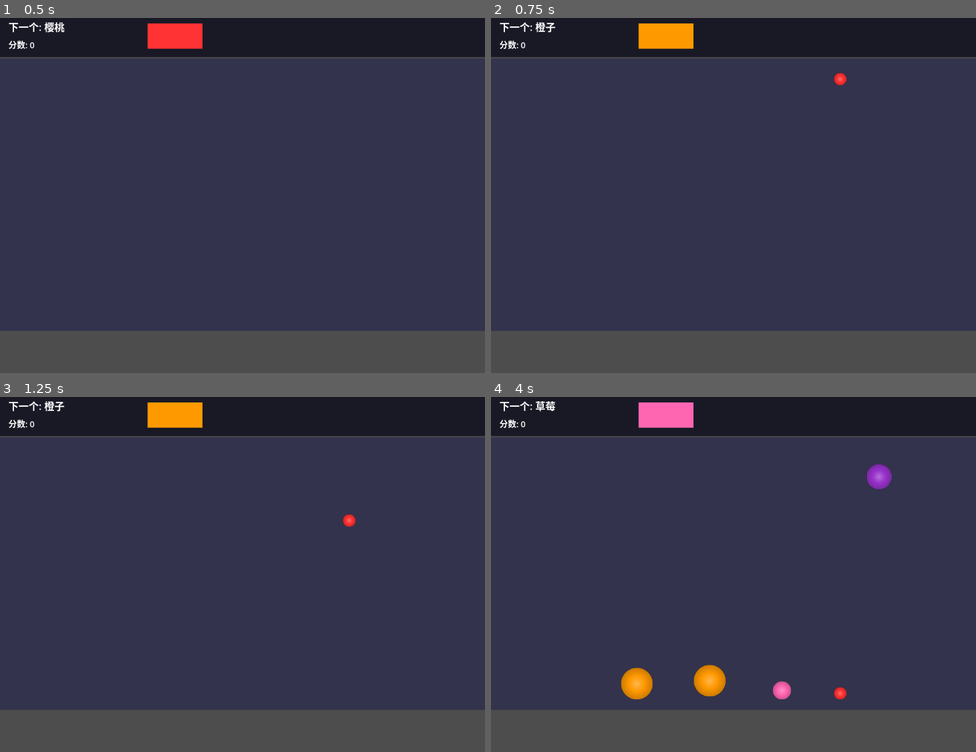
Above: before the commit, frames 1-4 (two rows, left to right).
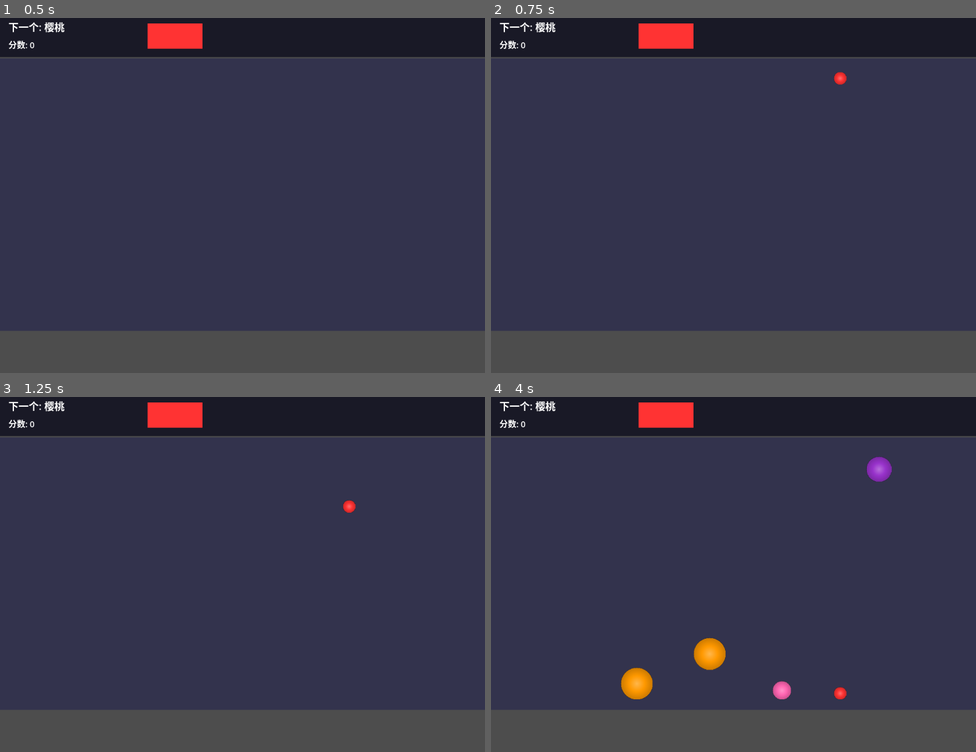
Above: after the commit, the same moments.

Repository: atom32/syn_melon
Game: Godot game, scene res://scenes/Main.tscn
Same seed, same stepped clock (60 frames per second), same inputs: the game is played once before the commit and once after it.
Inputs (mouse positions are in pixels of both pictures, inside the frame that each line leads up to):
- Up to frame 1 (0.5 s): no input
- Up to frame 2 (0.75 s): tap Enter at 0.5 s; move the mouse to (840, 177) at 0.52 s; click (840, 177) at 0.67 s
- Up to frame 3 (1.25 s): no input
- Up to frame 4 (4 s): move the mouse to (636, 592) at 1.27 s; click (636, 592) at 1.42 s; move the mouse to (782, 492) at 2.02 s; click (782, 492) at 2.17 s; move the mouse to (709, 645) at 2.77 s; click (709, 645) at 2.92 s; move the mouse to (879, 627) at 3.52 s; click (879, 627) at 3.67 s

Frame 1 is identical in both runs. In frame 2, 0.9% of the frame differs, in the area x 9-74%, y 1-19%; in frame 3, 1.0%; in frame 4, 2.1%, in the area x 9-83%, y 1-85%.

Commit message:
feat: add preview launch mechanic and game over detection
- Implement mouse-aimed fruit launch with preview
  * Press mouse to create frozen preview fruit
  * Drag to adjust horizontal position
  * Release to drop fruit and start physics
  * Add 0.5s cooldown between launches

- Add game over warning line system
  * Area2D-based detection line at y=200
  * Tracks fruits staying in danger zone
  * Triggers game over after 2 seconds
  * Pauses physics engine on game over

- Enhance fruit configuration system
  * Update detector area size dynamically with fruit level
  * Add proper collision layer management
  * Implement signal-based event system for merges

- Technical improvements
  * Fix time tracking using millisecond timestamps
  * Proper Area2D collision layer setup (layer 8)
  * Remove unique_id attributes from scene files
  * Add comprehensive debug logging

Co-Authored-By: Claude Sonnet 4.6 <noreply@anthropic.com>

Diff:
--- a/autoload/GameManager.gd
+++ b/autoload/GameManager.gd
@@ -8,6 +8,7 @@
 signal fruit_spawned(fruit, level: int)
 signal fruit_merged(old_level: int, new_level: int, position: Vector2)
 signal score_changed(new_score: int)
+signal game_over()
 
 # 游戏配置
 const MIN_SPAWN_LEVEL: int = 0
--- a/scenes/Fruit.tscn
+++ b/scenes/Fruit.tscn
@@ -1,8 +1,11 @@
-[gd_scene load_steps=2 format=3 uid="uid://bfucvovypyv2m"]
+[gd_scene load_steps=3 format=3 uid="uid://bfucvovypyv2m"]
 
 [ext_resource type="Script" path="res://scripts/Fruit.gd" id="2_h8k9m"]
 
 [sub_resource type="CircleShape2D" id="CircleShape2D_xobih"]
+radius = 25.0
+
+[sub_resource type="CircleShape2D" id="CircleShape2D_detector"]
 radius = 25.0
 
 
@@ -13,3 +16,8 @@
 shape = SubResource("CircleShape2D_xobih")
 
 [node name="Sprite2D" type="Sprite2D" parent="."]
+
+[node name="DetectorArea" type="Area2D" parent="."]
+
+[node name="DetectorShape" type="CollisionShape2D" parent="DetectorArea"]
+shape = SubResource("CircleShape2D_detector")
--- a/scenes/Main.tscn
+++ b/scenes/Main.tscn
@@ -1,9 +1,10 @@
-[gd_scene load_steps=5 format=3 uid="uid://cedynbx43mrlb"]
+[gd_scene format=3 uid="uid://cedynbx43mrlb"]
 
 [ext_resource type="Script" uid="uid://bt4keo5ieqr5t" path="res://scripts/Main.gd" id="1_main"]
+[ext_resource type="Script" uid="uid://cfbgg7fdoqfb2" path="res://scripts/WarningLine.gd" id="2_warning"]
 
-[sub_resource type="RectangleShape2D" id="RectangleShape2D_ground"]
-size = Vector2(1200, 50)
+[sub_resource type="RectangleShape2D" id="RectangleShape2D_warning"]
+size = Vector2(1100, 30)
 
 [sub_resource type="RectangleShape2D" id="RectangleShape2D_ceiling"]
 size = Vector2(1200, 50)
@@ -11,9 +12,15 @@
 [sub_resource type="RectangleShape2D" id="RectangleShape2D_wall"]
 size = Vector2(50, 1200)
 
+[sub_resource type="RectangleShape2D" id="RectangleShape2D_ground"]
+size = Vector2(1200, 50)
 
 [node name="Main" type="Node2D"]
 script = ExtResource("1_main")
+
+[node name="CooldownTimer" type="Timer" parent="."]
+wait_time = 0.5
+one_shot = true
 
 [node name="UIBackground" type="ColorRect" parent="."]
 offset_right = 1150.0
@@ -21,6 +28,7 @@
 color = Color(0.1, 0.1, 0.15, 1)
 
 [node name="NextLabel" type="Label" parent="UIBackground"]
+layout_mode = 0
 offset_left = 20.0
 offset_top = 10.0
 offset_right = 300.0
@@ -29,6 +37,7 @@
 text = "下一个: 樱桃"
 
 [node name="ScoreLabel" type="Label" parent="UIBackground"]
+layout_mode = 0
 offset_left = 20.0
 offset_top = 55.0
 offset_right = 300.0
@@ -37,28 +46,31 @@
 text = "分数: 0"
 
 [node name="PreviewContainer" type="Control" parent="UIBackground"]
+anchors_preset = 0
 offset_left = 350.0
 offset_top = 20.0
 offset_right = 480.0
 offset_bottom = 80.0
 
 [node name="Preview" type="ColorRect" parent="UIBackground/PreviewContainer"]
+layout_mode = 0
 offset_right = 130.0
 offset_bottom = 60.0
 color = Color(1, 0.2, 0.2, 1)
 
-[node name="BackGround" type="StaticBody2D" parent="."]
-position = Vector2(575, 750)
-collision_mask = 0
+[node name="WarningLine" type="Area2D" parent="."]
+position = Vector2(575, 200)
+script = ExtResource("2_warning")
 
-[node name="ColorRect" type="ColorRect" parent="BackGround"]
-offset_left = -575.0
-offset_top = -647.0
-offset_right = 576.0
-color = Color(0.2, 0.2, 0.3, 1)
+[node name="CollisionShape2D" type="CollisionShape2D" parent="WarningLine"]
+shape = SubResource("RectangleShape2D_warning")
 
-[node name="CollisionShape2D" type="CollisionShape2D" parent="BackGround"]
-shape = SubResource("RectangleShape2D_ground")
+[node name="WarningVisual" type="ColorRect" parent="WarningLine"]
+offset_left = -550.0
+offset_top = -15.0
+offset_right = 550.0
+offset_bottom = 15.0
+color = Color(1, 0, 0, 0.3)
 
 [node name="Ceiling" type="StaticBody2D" parent="."]
 position = Vector2(575, 75)
@@ -80,3 +92,16 @@
 
 [node name="CollisionShape2D" type="CollisionShape2D" parent="RightWall"]
 shape = SubResource("RectangleShape2D_wall")
+
+[node name="BackGround" type="StaticBody2D" parent="."]
+position = Vector2(575, 750)
+collision_mask = 0
+
+[node name="ColorRect" type="ColorRect" parent="BackGround"]
+offset_left = -575.0
+offset_top = -647.0
+offset_right = 576.0
+color = Color(0.2, 0.2, 0.3, 1)
+
+[node name="CollisionShape2D" type="CollisionShape2D" parent="BackGround"]
+shape = SubResource("RectangleShape2D_ground")
--- a/scripts/Fruit.gd
+++ b/scripts/Fruit.gd
@@ -113,6 +113,13 @@
 	collision_layer = 1      # 水果在第 1 层
 	collision_mask = 1       # 水果与第 1 层碰撞（其他水果和地面）
 
+	# 设置探测器区域（用于警戒线检测）
+	if has_node("DetectorArea"):
+		var detector = $DetectorArea
+		detector.collision_layer = 8   # 探测器在第 8 层（可被警戒线检测）
+		detector.collision_mask = 0    # 不主动检测任何物体（纯被动）
+		detector.monitorable = true    # 允许被其他 Area2D 检测
+
 	# 开启碰撞监控
 	contact_monitor = true
 	max_contacts_reported = 10
@@ -145,6 +152,13 @@
 	# 设置新的碰撞形状
 	if collision_shape:
 		collision_shape.shape = new_shape
+
+	# 同时更新探测器区域的碰撞形状
+	if has_node("DetectorArea/DetectorShape"):
+		var detector_shape = $DetectorArea/DetectorShape
+		var detector_new_shape := CircleShape2D.new()
+		detector_new_shape.radius = radius
+		detector_shape.shape = detector_new_shape
 
 	# 创建渐变圆形纹理
 	if sprite:
--- a/scripts/Main.gd
+++ b/scripts/Main.gd
@@ -9,18 +9,47 @@
 const X_MIN_LIMIT: float = 100.0
 const X_MAX_LIMIT: float = 1050.0
 
+# 发射冷却时间（秒）
+const COOLDOWN_TIME: float = 0.5
+
 # UI 引用
 @onready var ui_label_next: Label = $UIBackground/NextLabel
 @onready var ui_label_score: Label = $UIBackground/ScoreLabel
 @onready var ui_preview: ColorRect = $UIBackground/PreviewContainer/Preview
+@onready var cooldown_timer: Timer = $CooldownTimer
+
+# 当前预览水果（跟随鼠标）
+var _preview_fruit: Fruit = null
+
+# 是否可以发射
+var _can_spawn: bool = true
 
 
 func _ready() -> void:
+	# 设置冷却计时器
+	cooldown_timer.wait_time = COOLDOWN_TIME
+	cooldown_timer.one_shot = true
+	cooldown_timer.timeout.connect(_on_cooldown_finished)
+
 	# 延迟连接 GameManager 信号（避免 autoload 初始化问题）
 	call_deferred("_connect_game_manager_signals")
 
 	# 更新初始 UI
 	_update_ui()
+
+
+func _process(delta: float) -> void:
+	# 如果有预览水果，跟随鼠标移动
+	if _preview_fruit and _preview_fruit.is_inside_tree():
+		var mouse_pos = get_global_mouse_position()
+		var clamped_x = clamp(mouse_pos.x, X_MIN_LIMIT, X_MAX_LIMIT)
+		_preview_fruit.global_position = Vector2(clamped_x, SPAWN_Y)
+
+
+## 冷却结束回调
+func _on_cooldown_finished() -> void:
+	_can_spawn = true
+	print("Main.gd: 冷却结束，可以再次发射")
 
 
 ## 连接 GameManager 信号
@@ -34,31 +63,70 @@
 	gm.fruit_spawned.connect(_on_fruit_spawned)
 	gm.fruit_merged.connect(_on_fruit_merged)
 	gm.score_changed.connect(_on_score_changed)
+	gm.game_over.connect(_on_game_over)
 
 
 func _input(event: InputEvent) -> void:
-	# 检测鼠标左键点击
-	if event is InputEventMouseButton and event.pressed and event.button_index == MOUSE_BUTTON_LEFT:
-		# 检查是否在 UI 区域内点击
-		if event.position.y > 100:
-			_launch_fruit(event.position.x)
+	# 只处理鼠标左键
+	if not (event is InputEventMouseButton and event.button_index == MOUSE_BUTTON_LEFT):
+		return
+
+	# 检查是否在 UI 区域内
+	if event.position.y <= 100:
+		return
+
+	# 按下鼠标：创建预览水果
+	if event.pressed:
+		_on_mouse_pressed(event.position.x)
+	# 松开鼠标：发射水果
+	else:
+		_on_mouse_released()
 
 
-## 发射水果
-func _launch_fruit(x_position: float) -> void:
-	# 限制 X 轴范围
-	var spawn_x: float = clamp(x_position, X_MIN_LIMIT, X_MAX_LIMIT)
-	var spawn_position: Vector2 = Vector2(spawn_x, SPAWN_Y)
+## 鼠标按下处理
+func _on_mouse_pressed(x_position: float) -> void:
+	# 检查冷却状态
+	if not _can_spawn:
+		print("Main.gd: 冷却中，无法生成预览水果")
+		return
 
-	# 通过 GameManager 创建水果
+	# 检查是否已有预览水果
+	if _preview_fruit and is_instance_valid(_preview_fruit):
+		print("Main.gd: 已有预览水果")
+		return
+
+	# 创建预览水果
 	var gm = get_node("/root/GameManager")
-	var fruit: Fruit = gm.spawn_fruit(spawn_position)
-	add_child(fruit)
+	_preview_fruit = gm.spawn_fruit(Vector2(0, SPAWN_Y))
+	add_child(_preview_fruit)
 
-	# 更新 UI
-	_update_ui()
+	# 冻结物理（不受重力影响）
+	_preview_fruit.freeze = true
 
-	print("发射水果等级 %d 到位置: ", fruit.level, spawn_position)
+	# 设置初始位置
+	var clamped_x = clamp(x_position, X_MIN_LIMIT, X_MAX_LIMIT)
+	_preview_fruit.global_position = Vector2(clamped_x, SPAWN_Y)
+
+	print("Main.gd: 创建预览水果等级 %d 在 x=%.0f" % [_preview_fruit.level, clamped_x])
+
+
+## 鼠标松开处理
+func _on_mouse_released() -> void:
+	# 检查是否有预览水果
+	if not _preview_fruit or not is_instance_valid(_preview_fruit):
+		return
+
+	# 解冻物理
+	_preview_fruit.freeze = false
+
+	# 清空预览引用
+	_preview_fruit = null
+
+	# 开始冷却
+	_can_spawn = false
+	cooldown_timer.start()
+
+	print("Main.gd: 发射水果，开始冷却")
 
 
 ## 水果发射回调
@@ -78,6 +146,15 @@
 	ui_label_score.text = "分数: %d" % new_score
 
 
+## 游戏结束回调
+func _on_game_over() -> void:
+	# 显示游戏结束信息
+	print("Main.gd: 游戏结束信号已接收")
+
+	# 可以在这里添加游戏结束 UI
+	# 例如：显示 Game Over 标签、最终分数等
+
+
 ## 更新 UI 显示
 func _update_ui() -> void:
 	# 获取 GameManager 引用
--- /dev/null
+++ b/scripts/WarningLine.gd
@@ -0,0 +1,157 @@
+extends Area2D
+
+## 警戒线 - 失败判定
+
+# 检测到的水果及其进入时间
+var _detected_fruits: Dictionary = {}
+
+# 超时时间（秒）
+const TIMEOUT_TIME: float = 2.0
+
+# 排除刚发射的水果的冷却时间
+const SPAWN_COOLDOWN: float = 0.5
+
+
+func _ready() -> void:
+	# 设置碰撞层和遮罩
+	collision_layer = 8        # 警戒线在第 8 层
+	collision_mask = 8         # 检测第 8 层的物体（水果的探测器）
+
+	# 开启监控
+	monitoring = true         # 主动检测进入的 Area2D
+	monitorable = false       # 不需要被其他 Area2D 检测
+
+	# 监控区域
+	area_entered.connect(_on_area_entered)
+	area_exited.connect(_on_area_exited)
+
+	print("警戒线：初始化完成")
+	print("警戒线：position =", position)
+	print("警戒线：collision_layer =", collision_layer)
+	print("警戒线：collision_mask =", collision_mask)
+	print("警戒线：monitoring =", monitoring)
+
+
+## 水果进入警戒区域
+func _on_area_entered(area: Area2D) -> void:
+	print("警戒线：检测到 Area2D 进入")
+
+	# 检查是否是水果的碰撞区域
+	var fruit = _get_fruit_from_area(area)
+	if not fruit:
+		print("警戒线：不是水果的探测器，忽略")
+		return
+
+	print("警戒线：检测到水果等级 %d，冷却时间: %.2f" % [fruit.level, fruit._spawn_cooldown])
+
+	# 检查是否在冷却期内
+	if fruit._spawn_cooldown > SPAWN_COOLDOWN:
+		print("警戒线：水果在冷却期内，忽略")
+		return
+
+	# 如果已经在追踪中，重置计时器
+	if fruit in _detected_fruits:
+		_detected_fruits[fruit] = Time.get_ticks_msec()
+		print("警戒线：重置计时器")
+	else:
+		# 开始追踪这个水果
+		_detected_fruits[fruit] = Time.get_ticks_msec()
+		print("警戒线：开始计时")
+
+
+## 水果离开警戒区域
+func _on_area_exited(area: Area2D) -> void:
+	var fruit = _get_fruit_from_area(area)
+	if not fruit:
+		return
+
+	# 停止追踪这个水果
+	if fruit in _detected_fruits:
+		_detected_fruits.erase(fruit)
+		print("警戒线：水果等级 %d 离开区域" % fruit.level)
+
+
+## 从 Area2D 获取 Fruit 节点
+func _get_fruit_from_area(area: Area2D):
+	if not area:
+		print("警戒线：area 是 null")
+		return null
+
+	print("警戒线：area 名称:", area.name, "类型:", area.get_class())
+
+	# area 参数是进入的 Area2D（DetectorArea）
+	# DetectorArea 的父节点就是 RigidBody2D (Fruit)
+	if area.get_parent():
+		var parent = area.get_parent()
+		print("警戒线：父节点:", parent.name if parent else "null", "类型:", parent.get_class() if parent else "null")
+		if parent and parent is Fruit:
+			print("警戒线：找到 Fruit！等级:", parent.level)
+			return parent
+
+	print("警戒线：未找到 Fruit")
+	return null
+
+
+## 物理更新中检测超时
+func _physics_process(delta: float) -> void:
+	# 调试：每 60 帧打印一次状态
+	if Engine.get_process_frames() % 60 == 0:
+		print("警戒线：正在监控，追踪的水果数:", _detected_fruits.size())
+
+	var current_time = Time.get_ticks_msec()
+
+	# 检查所有追踪的水果
+	var fruits_to_remove = []
+
+	for fruit in _detected_fruits:
+		# 检查水果是否仍然有效
+		if not is_instance_valid(fruit):
+			fruits_to_remove.append(fruit)
+			continue
+
+		# 检查水果是否已经被合并（不在场景树中）
+		if not fruit.is_inside_tree():
+			fruits_to_remove.append(fruit)
+			continue
+
+		# 检查是否还在冷却期
+		if fruit._spawn_cooldown > SPAWN_COOLDOWN:
+			fruits_to_remove.append(fruit)
+			continue
+
+		# 计算停留时间
+		var entry_time = _detected_fruits[fruit]
+		var elapsed = _calculate_elapsed_time(entry_time, current_time)
+
+		# 调试：显示停留时间（每 60 帧）
+		if Engine.get_process_frames() % 60 == 0:
+			print("警戒线：水果等级 %d 已停留 %.2f 秒" % [fruit.level, elapsed])
+
+		if elapsed >= TIMEOUT_TIME:
+			# 触发游戏结束
+			_trigger_game_over(fruit)
+			fruits_to_remove.append(fruit)
+
+	# 清理无效的水果
+	for fruit in fruits_to_remove:
+		_detected_fruits.erase(fruit)
+
+
+## 计算经过的时间（秒）
+func _calculate_elapsed_time(start_time: int, end_time: int) -> float:
+	var elapsed_ms = end_time - start_time
+	return elapsed_ms / 1000.0
+
+
+## 触发游戏结束
+func _trigger_game_over(fruit: Fruit) -> void:
+	print("=" .repeat(50))
+	print("游戏结束！水果等级 %d 在警戒线停留超过 %.1f 秒" % [fruit.level, TIMEOUT_TIME])
+	print("=" .repeat(50))
+
+	# 发射游戏结束信号
+	var gm = get_node("/root/GameManager")
+	gm.game_over.emit()
+
+	# 暂停物理引擎
+	get_tree().paused = true
Not shown, added: scripts/WarningLine.gd.uid
